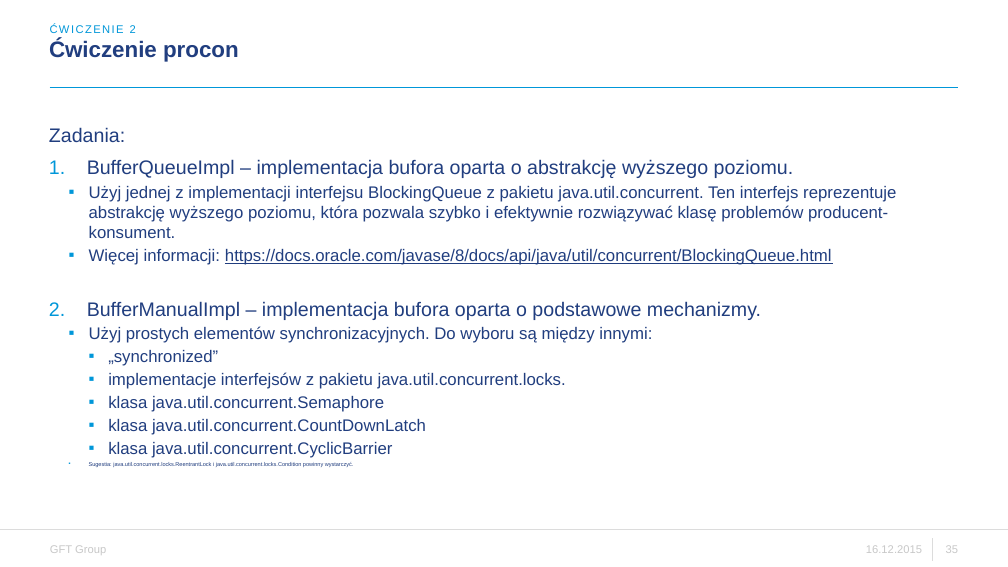
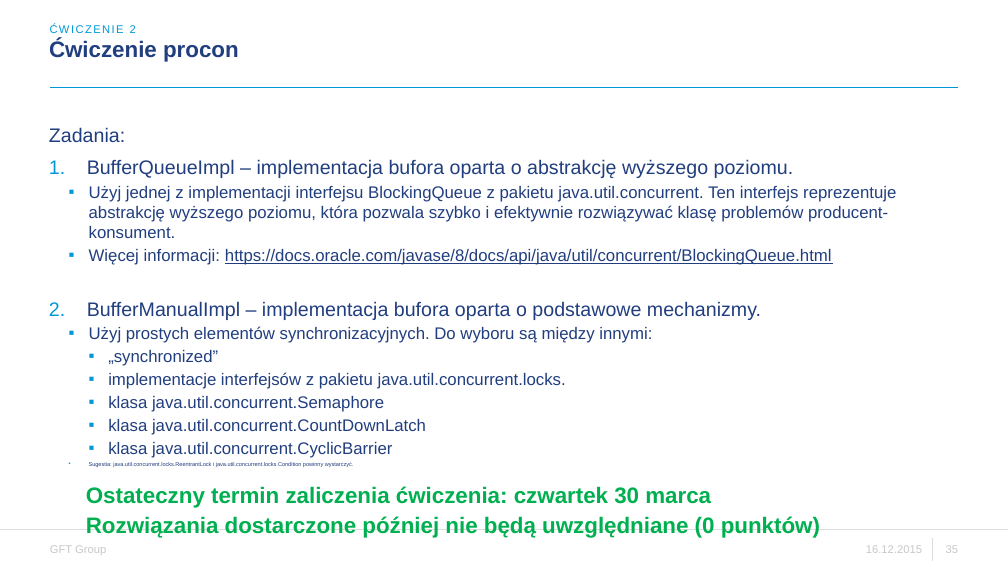
Before and after one commit to riiff1/exercise2, a slide deck: slide 35 of WDSR - ćwiczenie 2.pptx. Drawn at 1008x567 pixels with LibreOffice and Linux fonts; fonts in the diff are those of the drawing; background and template pictures are left out. Boxes give left, top, right and bottom in pixels: in the first picture for what was removed or moved away, otherwise in the second. Text is boxed around its words. In the diff, an @@ line names an element or a change of style, - is before the commit and + after.

Commit message:
Daty zaliczenia dodane

```diff
--- a/WDSR - ćwiczenie 2.pptx
+++ b/WDSR - ćwiczenie 2.pptx
@@ text added at (x1=86, y1=486, x2=820, y2=538), 16 pt, text #00B050, bold @@
+Ostateczny termin zaliczenia ćwiczenia: czwartek 30 marca
+Rozwiązania dostarczone później nie będą uwzględniane (0 punktów)
```
Also in this commit, not shown: 7 other slides changed.
